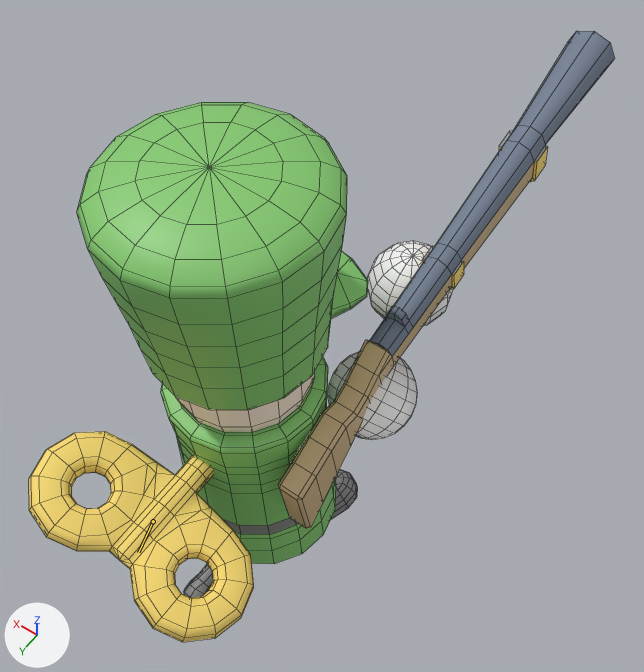
What one commit did to the FBX model Tiny_Breaker/Assets/Resources/Motion/gun attack.fbx.
The view is the same before and after, from a camera (50 mm lens) standing at (-0.1144, 0.1163, 0.3649) and looking at (0.0009, -0.0451, 0.1113). The axes (+X, +Y, +Z) are drawn at lower left. The lights are the same throughout. Both versions are drawn at frame 17 of the action 'Take 001'; the numbers are the values there. The bones that change are drawn over the model as lines. Mesh edges are drawn as thin lines.

The first picture shows 'gun_model', 'soldier_rig:Body', 'soldier_rig:Hat', 'soldier_rig:Head', 'soldier_rig:L_Hand', 'soldier_rig:R_Hand', 'soldier_rig:Spring'.
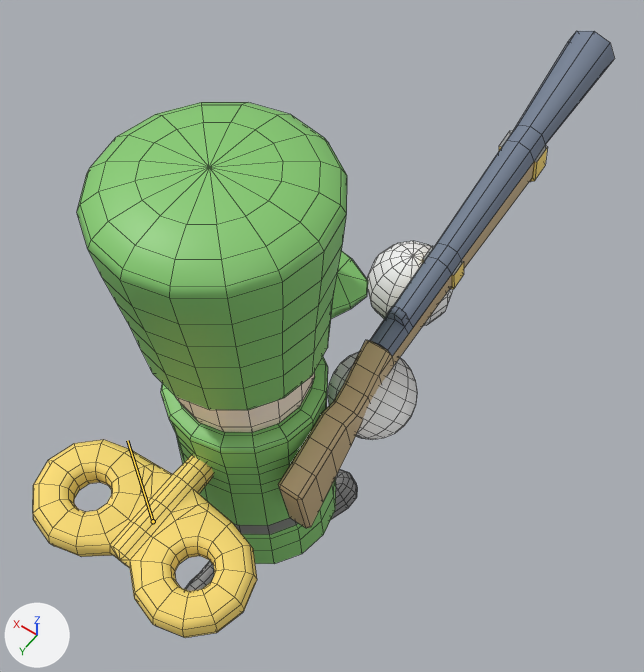
Where the change shows, as pixel boxes (x1, y1, x2, y2) in the pictures (644 x 672 px):
'soldier_rig:Spring', posed
    before: (29, 431, 254, 642)
    after: (33, 439, 257, 638)
bone 'soldier_rig:Spring', root to tip
    before: (153, 521) to (138, 552)
    after: (153, 521) to (127, 440)

Edits to the bpy script that builds the scene:
```text
Change bone_soldier_rig_spring:
    where bone_soldier_rig_spring = bpy.data.objects['Armature'].pose.bones['soldier_rig:Spring']  # child of 'soldier_rig:Hips'
    bone_soldier_rig_spring.rotation_quaternion: (0.57, 0.0, 0.0, 0.822) -> (-0.732, 0.0, 0.0, 0.682)  # degrees (0, 0, 111) -> degrees (0, 0, -86)
```
